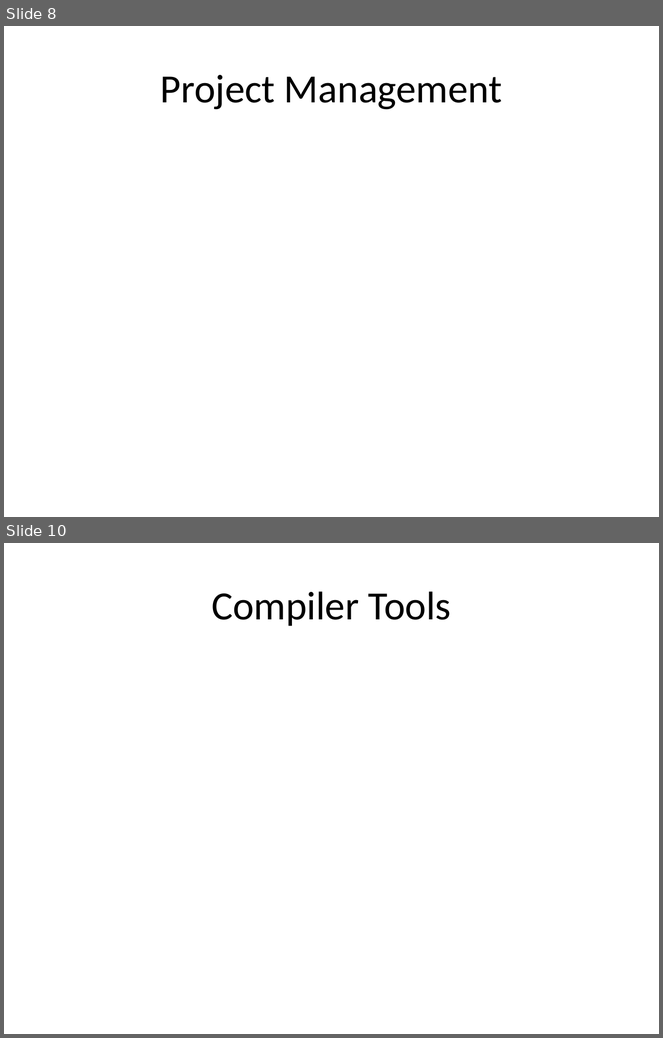
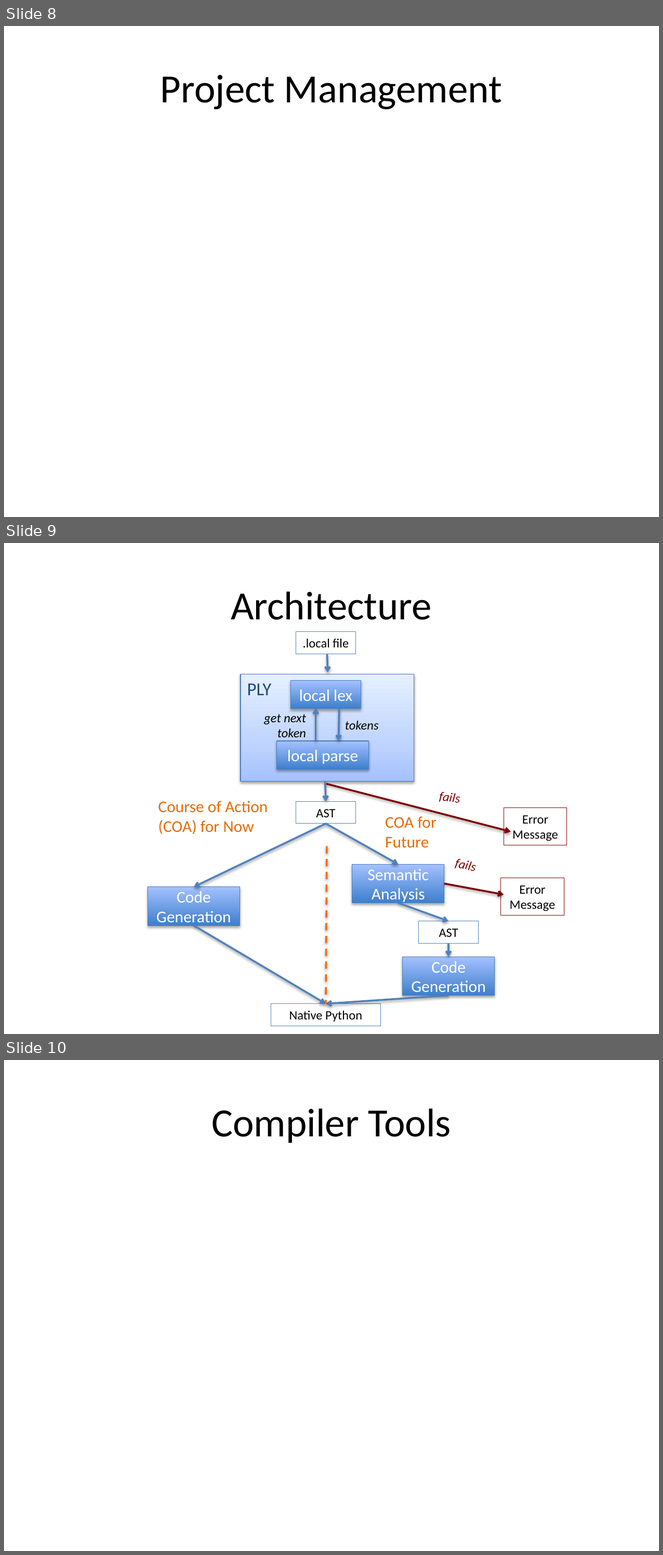
Before and after one commit to hi-itsnee/the-local-programming-language, a slide deck: docs/local_present.pptx. Shown one above the other, each under a label of ours: slides 8 and 10 before the commit, slides 8, 9 and 10 after it; the slides between them are not shown. The pictures are 663x1038 and 663x1555 pixels, drawn with LibreOffice and Linux fonts; fonts in the diff are those of the drawing. Boxes give left, top, right and bottom in pixels: in the first picture for what was removed or moved away, otherwise in the second. Text is boxed around its words. In the diff, an @@ line names an element or a change of style, - is before the commit and + after.

```diff
--- a/docs/local_present.pptx
+++ b/docs/local_present.pptx
@@ slide 9 added at <box>4,543,659,1034</box>, background #FFFFFF @@
@@ title added at <box>231,591,432,620</box>, 44 pt, text #000000 @@
+Architecture
@@ rectangle added at <box>296,632,356,654</box>, outline #4F81BD 0.75 pt, 14 pt, text #000000 @@
+.local file
@@ arrow added from (327, 654) to (327, 672), #4F81BD 2 pt @@
@@ rectangle added at <box>241,674,414,782</box>, fill gradient #A4C4FF to #BFD4FF to #E6EEFF, outline #4B7EBC 0.75 pt, 20 pt, text #1F497D @@
+PLY
@@ rectangle added at <box>291,681,362,709</box>, fill gradient #3F80CE to #A4C4FF, outline #4B7EBC 0.75 pt, 18 pt, text #FFFFFF @@
+local lex
@@ text added at <box>264,714,306,737</box>, 14 pt, text #000000, italic @@
+get next token
@@ arrow added from (316, 741) to (316, 708), #4F81BD 2 pt @@
@@ arrow added from (339, 709) to (339, 741), #4F81BD 2 pt @@
@@ text added at <box>345,721,379,730</box>, 14 pt, text #000000, italic @@
+tokens
@@ rectangle added at <box>276,741,369,769</box>, fill gradient #3F80CE to #A4C4FF, outline #4B7EBC 0.75 pt, 18 pt, text #FFFFFF @@
+local parse
@@ arrow added from (325, 782) to (326, 802), #4F81BD 2 pt @@
@@ arrow added from (326, 784) to (511, 832), #800000 2 pt @@
@@ text added at <box>439,792,460,803</box>, 14 pt, text #800000, italic @@
+fails
@@ text added at <box>158,801,268,834</box>, 18 pt, text #E46C0A @@
+Course of Action (COA) for Now
@@ rectangle added at <box>296,802,356,824</box>, outline #4F81BD 0.75 pt, 14 pt, text #000000 @@
+AST
@@ text added at <box>385,814,437,848</box>, 18 pt, text #E46C0A @@
+COA for
+Future
@@ rectangle added at <box>504,808,568,846</box>, outline #800000 0.75 pt, 14 pt, text #000000 @@
+Error Message
@@ arrow added from (326, 824) to (194, 887), #4F81BD 2 pt @@
@@ arrow added from (326, 824) to (399, 865), #4F81BD 2 pt @@
@@ line added from (327, 846) to (326, 1004), #FF6600 2 pt dashed @@
@@ rectangle added at <box>352,865,444,903</box>, fill gradient #3F80CE to #A4C4FF, outline #4B7EBC 0.75 pt, 18 pt, text #FFFFFF @@
+Semantic Analysis
@@ text added at <box>455,859,476,871</box>, 14 pt, text #800000, italic @@
+fails
@@ arrow added from (444, 884) to (504, 895), #800000 2 pt @@
@@ rectangle added at <box>501,878,564,915</box>, outline #800000 0.75 pt, 14 pt, text #000000 @@
+Error Message
@@ rectangle added at <box>148,887,240,926</box>, fill gradient #3F80CE to #A4C4FF, outline #4B7EBC 0.75 pt, 18 pt, text #FFFFFF @@
+Code Generation
@@ arrow added from (399, 903) to (449, 922), #4F81BD 2 pt @@
@@ arrow added from (194, 926) to (326, 1004), #4F81BD 2 pt @@
@@ rectangle added at <box>419,922,478,944</box>, outline #4F81BD 0.75 pt, 14 pt, text #000000 @@
+AST
@@ arrow added from (449, 943) to (449, 957), #4F81BD 2 pt @@
@@ rectangle added at <box>403,957,495,996</box>, fill gradient #3F80CE to #A4C4FF, outline #4B7EBC 0.75 pt, 18 pt, text #FFFFFF @@
+Code Generation
@@ rectangle added at <box>271,1004,380,1027</box>, outline #4F81BD 0.75 pt, 14 pt, text #000000 @@
+Native Python
@@ arrow added from (449, 996) to (326, 1004), #4F81BD 2 pt @@
```
Also in this commit, not shown: 1 slide removed.
